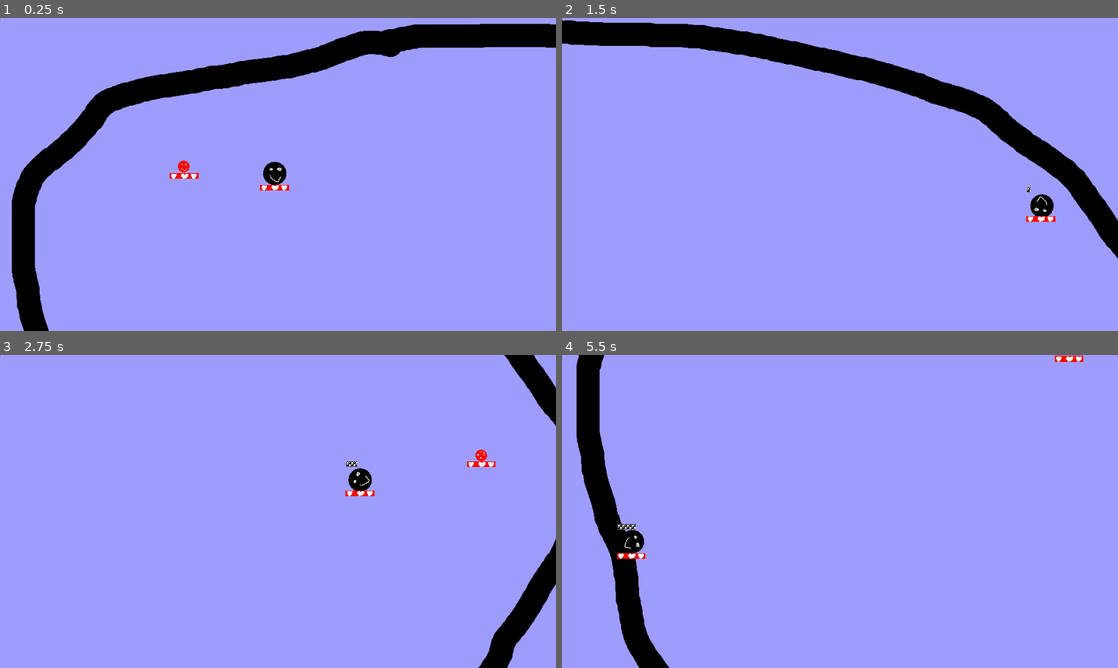
Above: before the commit, frames 1-4 (two rows, left to right).
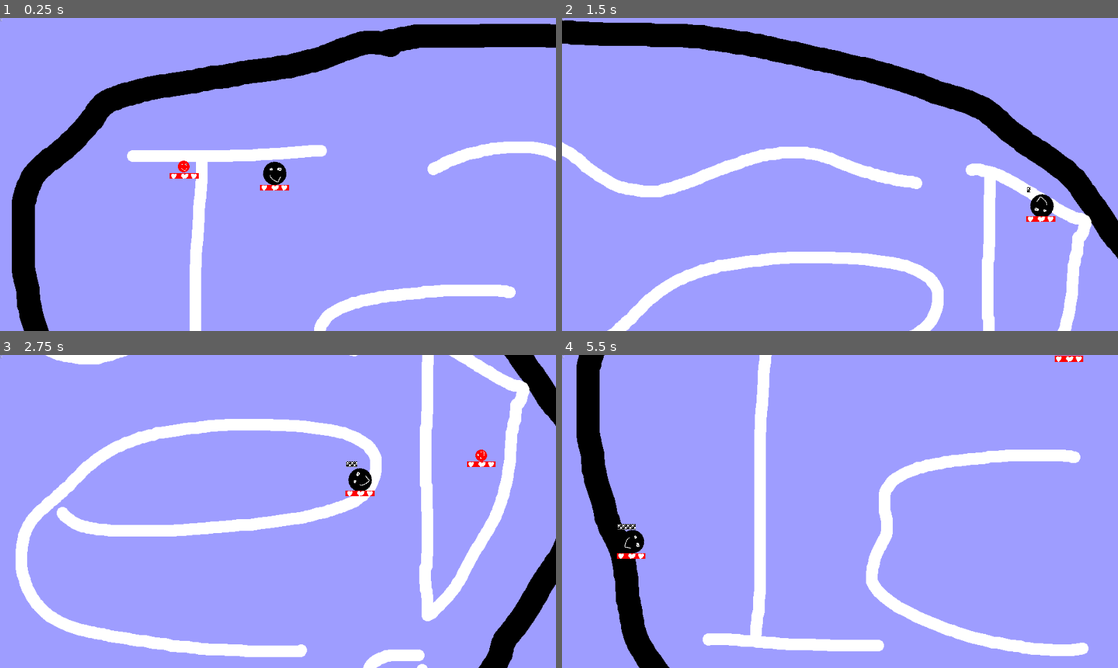
Above: after the commit, the same moments.

Repository: Junber/LD-47
Game: Godot game, scene res://Scenes/Root.tscn
Two runs of this game, one before a commit and one after it. Both use one fixed random seed, a clock stepped at 60 frames per second and the inputs below.
Inputs:
- Up to frame 1 (0.25 s): no input
- Up to frame 2 (1.5 s): hold D (move_right) 0.53-1.28 s; tap Space (boost) at 0.6, 1.35 s; hold S (move_down) from 1.28 s (still down)
- Up to frame 3 (2.75 s): release S (move_down) at 2.03 s; hold D (move_right) from 2.03 s (still down); tap Space (boost) at 2.1 s
- Up to frame 4 (5.5 s): release D (move_right) at 2.78 s; hold W (move_up) 2.78-3.53 s; tap Space (boost) every 0.75 s from 2.85 to 5.1 s; hold A (move_left) 3.53-5.03 s; hold S (move_down) from 5.03 s (still down)

The runs differ from the first frame. In frame 1, 4.9% of the frame differs, in the area x 22-100%, y 39-100%; in frame 2, 8.1%; in frame 3, 13%, in the area x 2-96%, y 0-100%; in frame 4, 6.9%.

Commit message:
Don't lose health when killing enemies; new background

Diff:
--- a/Scenes/Corpse.tscn
+++ b/Scenes/Corpse.tscn
@@ -39,9 +39,9 @@
 lifetime = 10.0
 one_shot = true
 randomness = 0.2
-visibility_rect = Rect2( 0, 0, 1920, 1080 )
+visibility_rect = Rect2( 0, 0, 3840, 2160 )
 local_coords = false
-process_material = SubResource( 1 )
+process_material = SubResource( 3 )
 texture = ExtResource( 1 )
 
 [node name="Sprite" type="Sprite" parent="."]
--- a/Scenes/Enemy.gd
+++ b/Scenes/Enemy.gd
@@ -6,9 +6,14 @@
 func _ready():
 	pass
 
+func hitIceScater(collision):
+	var damageToOther = damageDealt()
+	if getHit(collision.collider, collision.collider.damageDealt()):
+		damageToOther = 0
+	collision.collider.getHit(self, damageToOther)
+
 func kill():
 	if !is_queued_for_deletion():
-
 		var corpse = corpseScene.instance()
 		corpse.position = position
 		corpse.rotation = rotation
--- a/Scenes/Root.tscn
+++ b/Scenes/Root.tscn
@@ -31,7 +31,7 @@
 
 [node name="Player" type="KinematicBody2D" parent="."]
 position = Vector2( 960, 540 )
-collision_mask = 4
+collision_mask = 6
 script = ExtResource( 1 )
 
 [node name="PlayerCamera" type="Camera2D" parent="Player"]
@@ -83,6 +83,7 @@
 
 [node name="Enemy" parent="." instance=ExtResource( 5 )]
 position = Vector2( 615.084, 512.792 )
+collision_mask = 4
 
 [node name="Border" type="StaticBody2D" parent="."]
 scale = Vector2( 2, 2 )
--- a/Scripts/IceScater.gd
+++ b/Scripts/IceScater.gd
@@ -31,9 +31,14 @@
 	healthBar.value -= damage
 	if healthBar.value <= 0:
 		kill()
+		return true
+	return false
 
-func hitWall(normal):
-	velocity = velocity.bounce(normal) / 2
+func hitIceScater(collision):
+	pass
+
+func hitWall(collision):
+	velocity = velocity.bounce(collision.normal) / 2
 	rotationSpeed /= 2
 
 func spinUp(delta):
@@ -47,10 +52,8 @@
 	var collision = move_and_collide(velocity * delta)
 	if collision:
 		if collision.collider.has_method("getHit"):
-			var previousDamage = damageDealt()
-			getHit(collision.collider, collision.collider.damageDealt())
-			collision.collider.getHit(self, previousDamage)
+			hitIceScater(collision)
 		else:
-			hitWall(collision.normal)
+			hitWall(collision)
 
 	sprite.rotate(0.1 * delta * rotationSpeed)
Binary file changed: Resources/Graphics/Background.png
Not shown: 2 places in Scenes/Corpse.tscn that only renumber resources
